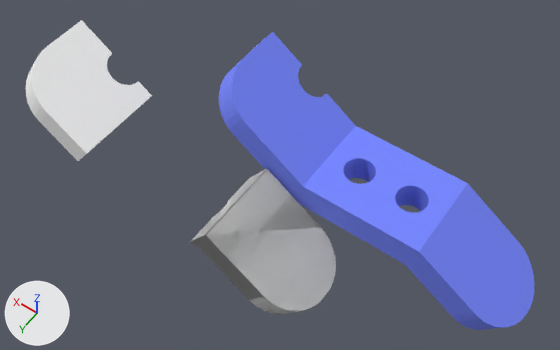
Renders of the COLLADA model imagens/SOLIDO-VISTA-AUXILIAR.dae from each side of a commit.
Before and after are seen from a 50 mm camera at (-0.568, 1.338, 2.184) aimed at (0.296, 0.128, 0.283). Every picture has the same lights, and +X, +Y and +Z are marked at lower left. Where no turn or scale is listed for an object, it has been applied to the vertices.

Script lines for the objects in view, before the commit:
```python
mat_color_b04 = principled_material('Color_B04')
mat_color_b04.base_color = (0.178, 0.238, 1.0)  # blue #7586ff
mat_color_b04.roughness = 0.9
me_group_1 = bpy.data.meshes.new('Group_1')
me_group_1.from_pydata(...)  # 70 vertices, 136 faces; spans x 0.733..1.055, y 0.0..0.3, z 0.275..0.541
me_group_1.materials.append(mat_material_1)  # white #ffffff
me_group_2 = bpy.data.meshes.new('Group_2')
me_group_2.from_pydata(...)  # 72 vertices, 140 faces; spans x -0.055..0.344, y 0.0..0.3, z 0.002..0.311
me_group_2.materials.append(mat_material_1)  # white #ffffff
me_group_3 = bpy.data.meshes.new('Group_3')
me_group_3.from_pydata(...)  # 72 vertices, 140 faces; spans x -0.055..0.344, y 0.0..0.3, z 0.002..0.311
me_group_3.materials.append(mat_material_1)  # white #ffffff
me_group_4 = bpy.data.meshes.new('Group_4')
me_group_4.from_pydata(...)  # 276 vertices, 556 faces; spans x -0.057..1.055, y 0.0..0.3, z 0.0..0.541
me_group_4.materials.append(mat_color_b04)  # blue #7586ff
ob_group_1 = bpy.data.objects.new('Group_1', me_group_1)
ob_group_1.location = (0.057, 0.15, 0.0)
ob_group_2 = bpy.data.objects.new('Group_2', me_group_2)
ob_group_2.location = (0.057, 0.15, 0.0)
ob_group_3 = bpy.data.objects.new('Group_3', me_group_3)
ob_group_3.location = (0.057, 0.15, 0.0)
ob_group_4 = bpy.data.objects.new('Group_4', me_group_4)
ob_group_4.location = (-0.469, -0.159, 0.0)
```
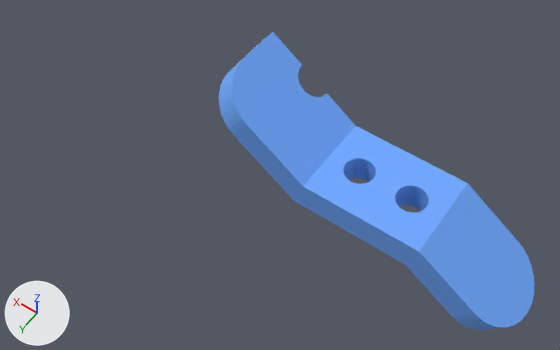
What differs and where, as boxes [x1, y1, x2, y2] in the pictures (560 x 350 px):
'Group_4', recoloured: [219, 32, 535, 330] in both
'Group_2', deleted: before [190, 169, 336, 314]
'Group_1', deleted: before [25, 20, 152, 161]
'Group_3', deleted: before [190, 169, 335, 306]

What the commit changed:
Material 'Color_B04' (mat_color_b04) changes colour from blue #7586ff to blue #6fa9ff; in linear values from (0.178, 0.238, 1.0) to (0.159, 0.397, 1.0).
Object 'Group_1' (ob_group_1) is deleted.
Object 'Group_2' (ob_group_2) is deleted.
Object 'Group_3' (ob_group_3) is deleted.
